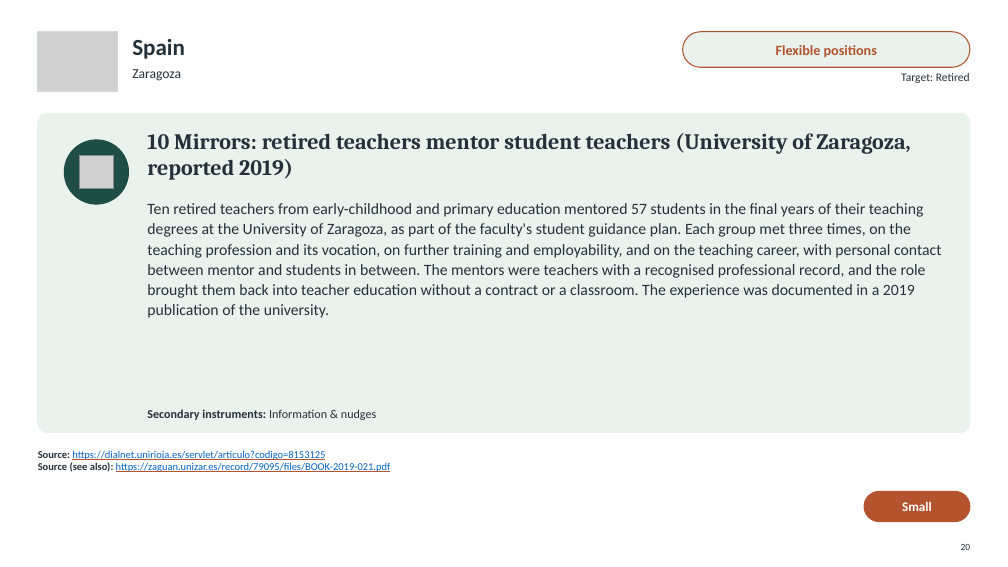
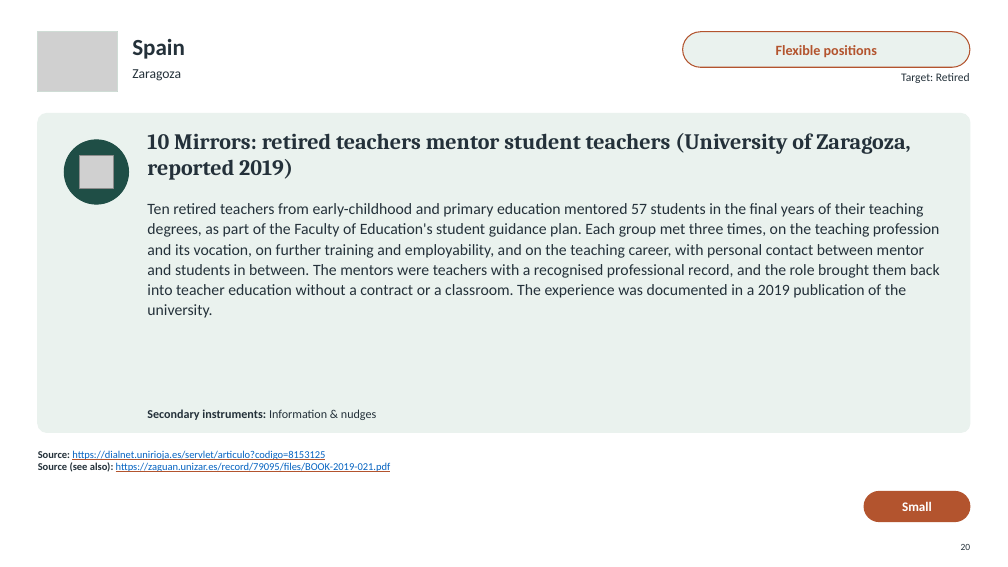
Before and after one commit to jedr1-ship-it/Alternative-Pathways----Quant, a slide deck: slide 20 of policies/Re-attracting_Former_Teachers.pptx. Drawn at 1008x567 pixels with LibreOffice and Linux fonts; fonts in the diff are those of the drawing; grey boxes stand for pictures. Boxes give left, top, right and bottom in pixels: in the first picture for what was removed or moved away, otherwise in the second. Text is boxed around its words. In the diff, an @@ line names an element or a change of style, - is before the commit and + after.

```diff
--- a/policies/Re-attracting_Former_Teachers.pptx
+++ b/policies/Re-attracting_Former_Teachers.pptx
@@ text at bbox=[147, 203, 940, 318]: text changed @@
-Ten retired teachers from early-childhood and primary education mentored 57 students in the final years of their teaching degrees at the University of Zaragoza, as part of the faculty's student guidance plan. Each group met three times, on the teaching profession and its vocation, on further training and employability, and on the teaching career, with personal contact between mentor and students in between. The mentors were teachers with a recognised professional record, and the role brought them back into teacher education without a contract or a classroom. The experience was documented in a 2019 publication of the university.
+Ten retired teachers from early-childhood and primary education mentored 57 students in the final years of their teaching degrees, as part of the Faculty of Education's student guidance plan. Each group met three times, on the teaching profession and its vocation, on further training and employability, and on the teaching career, with personal contact between mentor and students in between. The mentors were teachers with a recognised professional record, and the role brought them back into teacher education without a contract or a classroom. The experience was documented in a 2019 publication of the university.
```
Also in this commit, not shown: 27 other slides changed, 2 other files.
